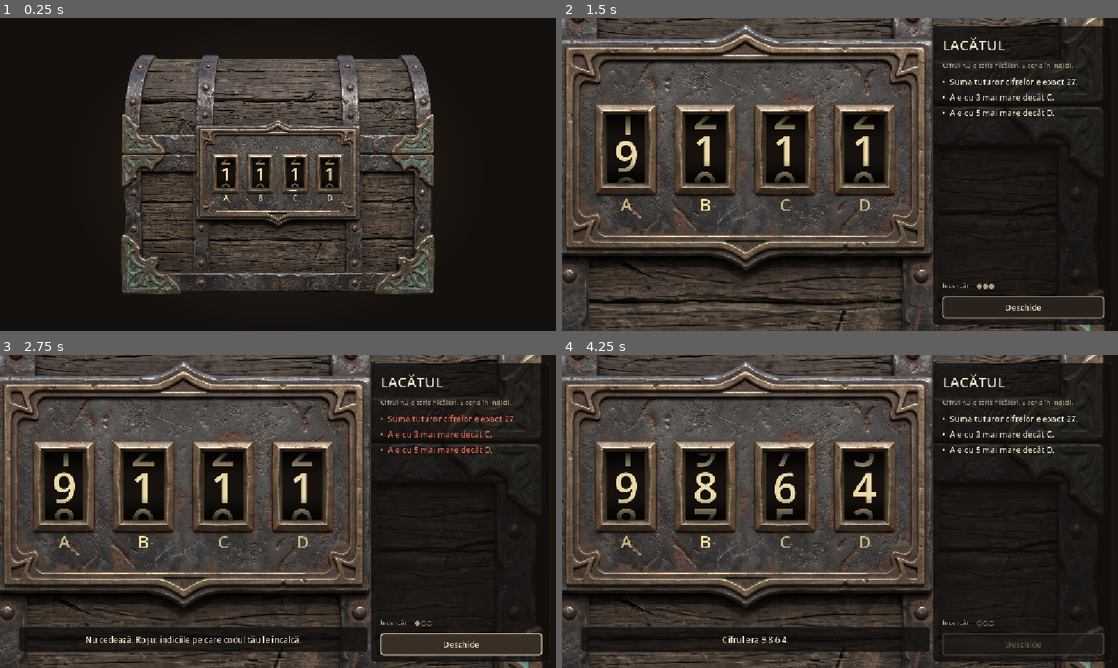
Above: before the commit, frames 1-4 (two rows, left to right).
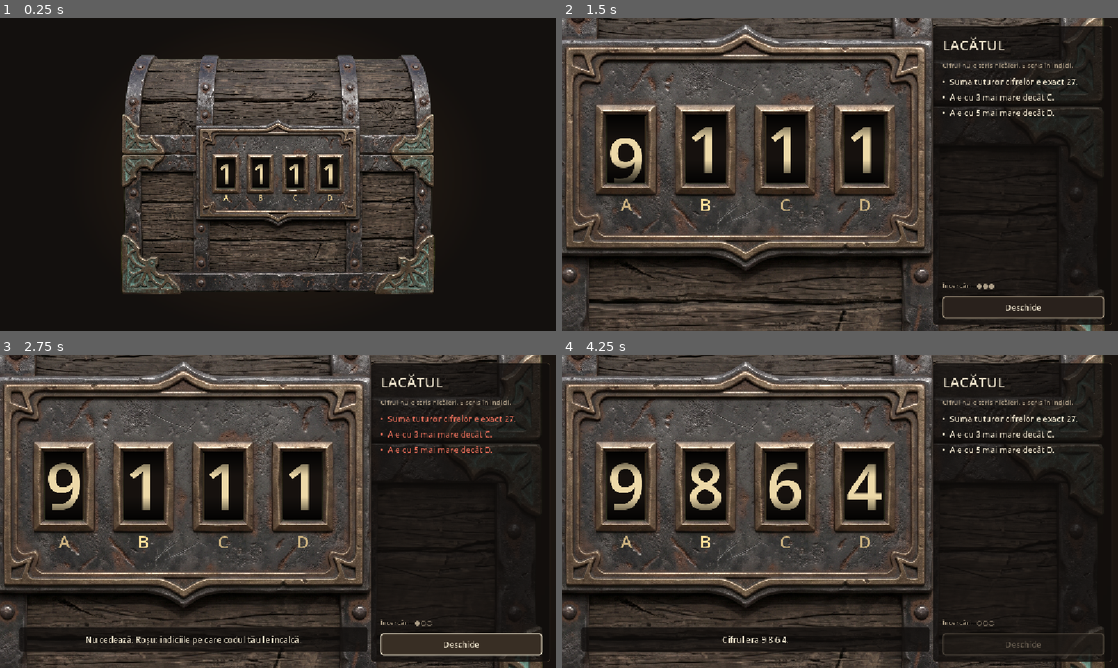
Above: after the commit, the same moments.

Repository: Cl1p4Stefan/mindkeep
Game: Godot game, scene res://scenes/cifru/cifru.tscn
Same seed, same stepped clock (60 frames per second), same inputs: the game is played once before the commit and once after it. This scene is started directly instead of the project's main scene.
Inputs (mouse positions are in pixels of both pictures, inside the frame that each line leads up to):
- Up to frame 1 (0.25 s): no input
- Up to frame 2 (1.5 s): tap Enter (ui_accept) at 0.5, 0.77 s; hold Right (ui_right) 0.53-1.28 s; tap 0 at 0.6 s; click (840, 174) at 0.67 s; move the mouse to (728, 190) at 1.27 s; hold Down (ui_down) from 1.28 s (still down); tap 9 at 1.35 s
- Up to frame 3 (2.75 s): tap Enter (ui_accept) at 1.52 s; release Down (ui_down) at 2 s; click "Deschide" at 2 s
- Up to frame 4 (4.25 s): tap Enter (ui_accept) at 2.75, 3.77 s; move the mouse to (895, 442) at 2.77 s; hold Right (ui_right) 2.78-3.53 s; tap 0 at 2.85 s; move the mouse to (812, 574) at 3.52 s; hold Up (ui_up) from 3.53 s (still down); tap 9 at 3.6 s; click (812, 574) at 3.67 s

The runs differ from the first frame. In frame 1, 0.3% of the frame differs, in the area x 39-61%, y 45-55%; in frame 2, 1.5%; in frame 3, 1.6%; in frame 4, 2.3%, in the area x 8-58%, y 31-53%.

Commit message:
Ferestrele arata o singura cifra, iar panoul se da la o parte
Doua reglaje de scena, fara alte schimbari.

- Pasul dintre cifre trece peste inaltimea ferestrei (PAS_CIFRA 0,55 ->
  1,12), deci in repaus se vede exact o cifra, fara bucati din vecine.
  Cat tragi, cifrele intra si ies prin fereastra ca inainte.
- Marimea cifrei devine o fractiune din fereastra (INALTIME_CIFRA 0,70),
  tradusa in font prin RAPORT_CIFRA — cat din marimea unui font ocupa
  efectiv o cifra. Doua constante, fiindca prima e o preferinta de
  compozitie si a doua o proprietate a fontului. Centrarea se face acum
  dupa inaltimea cifrei, nu a randului.
- La retragerea camerei, panoul de indicii se stinge in 0,3 s, inainte ca
  coltul cufarului sa creasca sub el. Mesajul ramane.

Verificat cu capturi: repaus, in timpul tragerii, mijlocul si finalul
retragerii, cufarul deschis, si nivelul 1 cu roata sudata.

Co-Authored-By: Claude Opus 5 <noreply@anthropic.com>

Diff:
--- a/scenes/cifru/banda_cifre.gd
+++ b/scenes/cifru/banda_cifre.gd
@@ -3,9 +3,10 @@
 ## O ROATĂ A CUFĂRULUI — o bandă de cifre care se învârte la nesfârșit.
 ##
 ## Nu e un obiect rotund: e o panglică de cifre desenată de sus în jos, care se
-## repetă. Prin fereastra tăiată în placa de metal se vede o bucată din ea —
-## cifra curentă întreagă și câte o jumătate din vecine — iar umbra de sus și de
-## jos face restul: ochiul completează un cilindru care se rotește.
+## repetă. Prin fereastra tăiată în placa de metal se vede o bucată din ea — în
+## repaus, exact o cifră — iar umbra de sus și de jos face restul: ochiul
+## completează un cilindru care se rotește. Cât tragi de roată, cifrele intră și
+## ies prin fereastră, una câte una.
 ##
 ## ─────────────────────────────────────────────────────────────
 ## DE CE STĂ ÎN SPATELE IMAGINII, ȘI DE CE ASTA E TOT TRUCUL
@@ -46,13 +47,26 @@
 # umbli la unul singur, o să-l cauți pe celălalt imediat.
 # ─────────────────────────────────────────────────────────────
 
-## Distanța dintre două cifre, ca fracțiune din înălțimea ferestrei.
-## 0,55 înseamnă: cifra de sus și cea de jos își arată cam jumătate. Mai mic =
-## cifre înghesuite; mai mare = vecinele dispar și roata pare o casetă.
-const PAS_CIFRA := 0.55
-
-## Câte cifre se desenează, în total, în jurul celei curente. Cinci ajung
-## (centru + două sus + două jos) și garantează că nimic nu iese din placă.
+## Distanța dintre două cifre pe bandă, ca fracțiune din înălțimea ferestrei.
+##
+## PESTE 1 înseamnă că pasul e mai mare decât fereastra, deci ÎN REPAUS se vede
+## o singură cifră, întreagă, iar vecinele stau ascunse în spatele metalului.
+## Așa arată un cifru de cufăr adevărat: o fereastră, o cifră. Sub 1, vecinele
+## își arată o bucată permanent, iar fereastra devine o listă din care citești.
+##
+## Nu schimbă nimic la mișcare: cât tragi de roată, cifrele intră și ies prin
+## fereastră exact ca înainte, doar că trec una câte una, fără să se vadă două
+## deodată decât în treacăt.
+##
+## 1,12 lasă ~50 de pixeli de metal între cifra din fereastră și marginea
+## vecinei. Mai mic = vecinele încep să se iţească; mult mai mare = între cifre
+## apare un gol negru lung când tragi, și banda pare goală.
+const PAS_CIFRA := 1.12
+
+## Câte cifre se desenează, în total, în jurul celei curente. Cu pasul de mai
+## sus ar ajunge trei (centru + una sus + una jos); cinci e marja, și nu costă
+## nimic — cele care cad complet în afara ferestrei sunt sărite la desen, deci
+## nu pot ajunge niciodată dincolo de placa de metal.
 const CIFRE_DESENATE := 5
 
 ## Cât de tare frânează inerția, pe secundă. E un factor de amortizare
@@ -85,11 +99,26 @@
 
 # ── ÎNFĂȚIȘAREA ───────────────────────────────────────────────
 
-## Mărimea cifrei, în pixeli DE IMAGINE (nu de ecran). Tot ce desenează
-## fișierul ăsta lucrează în coordonatele pozei cufărului — 1990 × 1529 — iar
-## apropierea camerei scalează totul deodată. Așa, cifrele rămân potrivite cu
-## ferestrele la orice distanță, fără niciun calcul în plus.
-const MARIME_CIFRA := 116
+## CÂT DIN ÎNĂLȚIMEA FERESTREI ocupă o cifră. E o fracțiune, nu o mărime de
+## font, fiindcă asta e proprietatea care contează: o cifră trebuie să umple
+## fereastra, oricât de mare ar fi ea. Dacă arta se redesenează cu ferestre mai
+## înalte, cifrele cresc odată cu ele, singure.
+##
+## 0,70 lasă câte 15% de metal deasupra și dedesubt — destul cât cifra să pară
+## încadrată, nu înghesuită. Peste ~0,85 începe să atingă marginile.
+const INALTIME_CIFRA := 0.70
+
+## CÂT DIN MĂRIMEA FONTULUI e, efectiv, înălțimea unei cifre.
+##
+## „Mărimea fontului" nu e înălțimea literelor: e o măsură din care fiecare font
+## își croiește literele cum vrea, plus spațiul de deasupra și de dedesubt (unde
+## încap accentele și coada lui „p"). Pentru fontul implicit al motorului, o
+## cifră ocupă cam 72% din ea — măsurat pe ecran, nu citit din documentație.
+##
+## E constantă separată tocmai fiindcă e o proprietate A FONTULUI, nu o
+## preferință: în ziua în care Mindkeep primește un font propriu, ăsta e numărul
+## de re-măsurat, iar `INALTIME_CIFRA` rămâne neatins.
+const RAPORT_CIFRA := 0.72
 
 ## Fundul lacătului: metal neluminat. Se vede prin gaură, în spatele cifrelor.
 const CULOARE_FUND := Color(0.085, 0.068, 0.056)
@@ -349,15 +378,23 @@
 		draw_rect(caseta, Color(CULOARE_APRINSA, 0.42 * stralucire))
 
 
+## Mărimea de font care face cifra să ocupe `INALTIME_CIFRA` din fereastră.
+## Se calculează din fereastră, deci se potrivește singură la orice artă.
+func _marime_cifra() -> int:
+	return maxi(int(round(fereastra.y * INALTIME_CIFRA / RAPORT_CIFRA)), 1)
+
+
 ## Scrie o cifră CENTRATĂ pe orizontală în fereastră, cu mijlocul ei la `y`.
 ##
-## `draw_string` primește linia de bază (talpa literelor), nu mijlocul lor —
-## de-aia nu e destul să dai `y`. Scădem coada literelor („descent") din
-## jumătatea înălțimii și obținem talpa care face cifra să pară centrată.
+## `draw_string` primește linia de bază (talpa literelor), nu mijlocul lor — de
+## aia nu e destul să dai `y`. Iar centrarea se face după înălțimea CIFREI, nu
+## după înălțimea rândului: rândul include spațiul pentru accente și pentru
+## coada lui „p", pe care o cifră nu-l folosește. Centrat după rând, „7" ar sta
+## vizibil prea sus în fereastră.
 func _scrie(font: Font, y: float, text: String, culoare: Color) -> void:
 	if font == null:
 		return
-	var inaltime := font.get_height(MARIME_CIFRA)
-	var baza := y + inaltime * 0.5 - font.get_descent(MARIME_CIFRA)
+	var marime := _marime_cifra()
+	var baza := y + marime * RAPORT_CIFRA * 0.5
 	draw_string(font, Vector2(0, baza), text, HORIZONTAL_ALIGNMENT_CENTER,
-		fereastra.x, MARIME_CIFRA, culoare)
+		fereastra.x, marime, culoare)
--- a/scenes/cifru/cifru.gd
+++ b/scenes/cifru/cifru.gd
@@ -124,6 +124,26 @@
 const DURATA_APROPIERE := 0.85
 const DURATA_RETRAGERE := 0.7
 
+## Cât durează dispariția panoului de indicii, la retragerea camerei.
+##
+## PROBLEMA: cufărul se retrage și crește pe ecran, iar colțul lui din dreapta
+## ajunge sub panoul de indicii — care stă lipit de marginea dreaptă. Două
+## rezolvări erau posibile: să dispară panoul înainte să ajungă cufărul acolo,
+## sau să mut și să micșorez cufărul cât să încapă în stânga panoului.
+##
+## Am ales prima, din două motive. E mai simplă — un număr, aici, față de o
+## rescriere a încadrării de ansamblu (ancoră nouă, scară mai mică, plus
+## verificat din nou cum arată la pornire, unde panoul e oricum invizibil). Și e
+## mai bună: în clipa aia lacătul e deschis, deci indiciile nu mai au niciun rost
+## pe ecran, iar cufărul ÎNTREG, centrat, e singurul lucru care contează. A doua
+## variantă ar fi păstrat pe ecran, permanent, un panou cu informație moartă și
+## ar fi micșorat exact imaginea pentru care se retrage camera.
+##
+## 0,3 s: panoul e dus înainte ca retragerea (0,7 s) să apuce să crească
+## cufărul până în colț. Dacă vreodată mărești `DURATA_RETRAGERE`, ăsta poate
+## rămâne unde e — important e să fie mult mai scurt decât ea.
+const DISPARITIE_PANOU := 0.3
+
 
 # ─────────────────────────────────────────────────────────────
 # DESCHIDEREA — toate duratele, în ordinea în care se întâmplă
@@ -245,6 +265,7 @@
 @onready var stralucire: Sprite2D = %Stralucire
 @onready var interfata: Control = %Interfata
 @onready var panou: Panel = %Panou
+@onready var coloana: VBoxContainer = %Coloana
 @onready var titlu: Label = %Titlu
 @onready var subtitlu: Label = %Subtitlu
 @onready var lista_indicii: VBoxContainer = %Indicii
@@ -419,6 +440,9 @@
 	stralucire.modulate = Color(CULOARE_FULGER, 0.0)
 	halou.modulate = Color(Color.WHITE, HALOU_ALFA)
 
+	panou.modulate = Color.WHITE
+	coloana.modulate = Color.WHITE
+
 	_construieste_rotile()
 	_scrie_indiciile()
 	_arata_incercarile()
@@ -531,7 +555,11 @@
 	tween.tween_property(platou, "scale", Vector2(_scara_tinta, _scara_tinta),
 		DURATA_RETRAGERE)
 	tween.tween_property(platou, "position", _pozitie_tinta, DURATA_RETRAGERE)
-	tween.tween_property(interfata, "modulate", Color(Color.WHITE, 0.25), DURATA_RETRAGERE)
+	# Panoul și coloana pleacă mai repede decât camera, ca să nu stea peste
+	# colțul cufărului când acesta crește. MESAJUL rămâne: „Lacătul cedează" e
+	# singurul text care mai are ce căuta pe ecran, iar el stă jos, sub cufăr.
+	tween.tween_property(panou, "modulate:a", 0.0, DISPARITIE_PANOU)
+	tween.tween_property(coloana, "modulate:a", 0.0, DISPARITIE_PANOU)
 	await tween.finished
 
 
Not shown, changed: docs/progres.md
